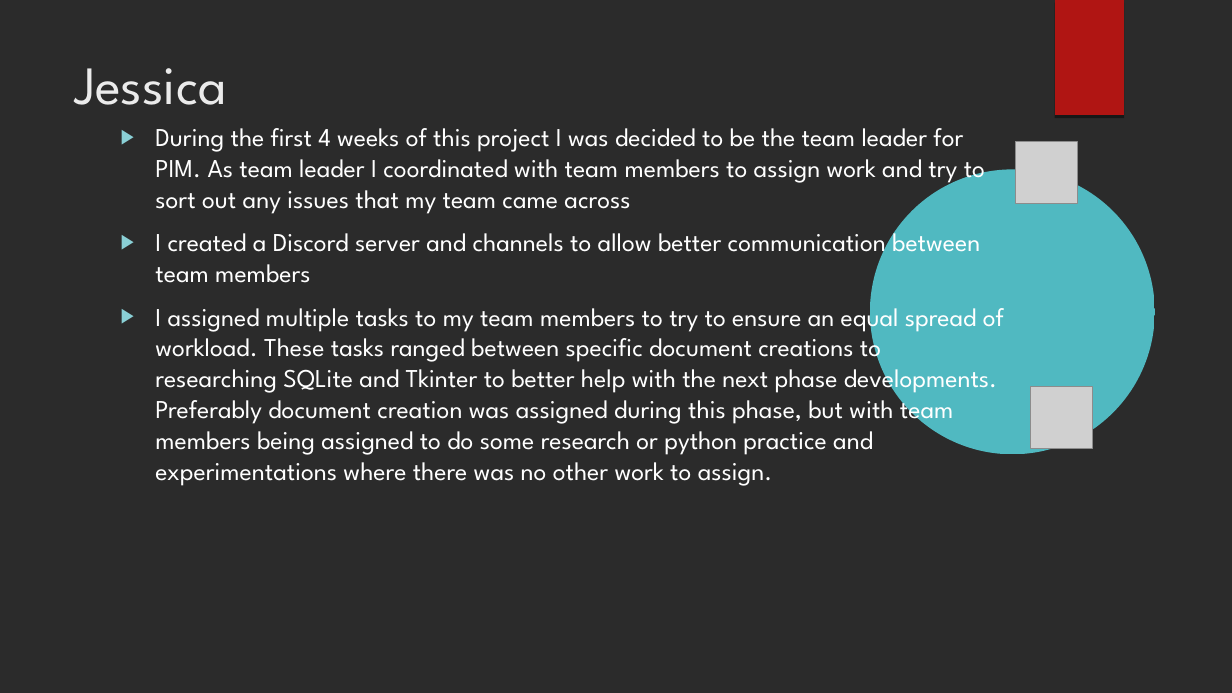
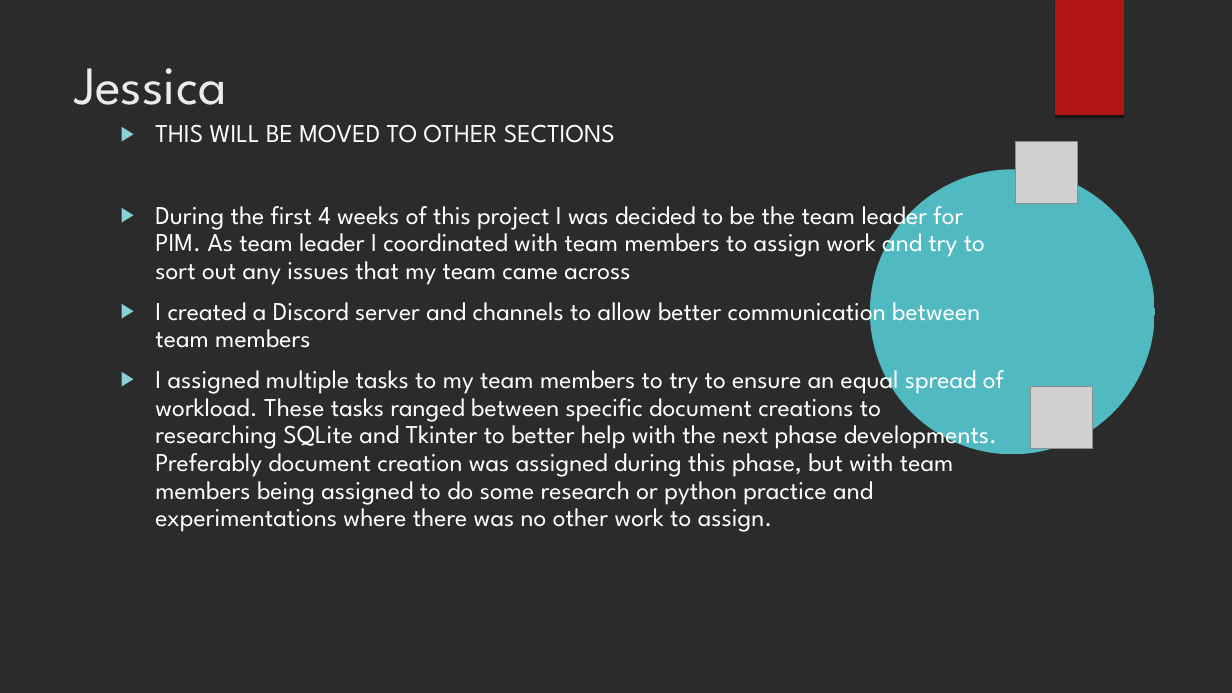
Before and after one commit to BenB33/ProfessionalismTeam2, a slide deck: slide 13 of PIM – Phase 1.odp. Drawn at 1232x693 pixels with LibreOffice and Linux fonts; fonts in the diff are those of the drawing; grey boxes stand for pictures; background and template pictures are left out; a plain dark background stands for a picture behind light text. Boxes give left, top, right and bottom in pixels: in the first picture for what was removed or moved away, otherwise in the second. Text is boxed around its words. In the diff, an @@ line names an element or a change of style, - is before the commit and + after.

```diff
--- a/PIM – Phase 1.odp
+++ b/PIM – Phase 1.odp
@@ text at bbox=[155, 124, 615, 143]: paragraph added @@
+▶ THIS WILL BE MOVED TO OTHER SECTIONS
@@ text at bbox=[155, 197, 1004, 532]: line spacing 1 to 0.9 @@
```
Also in this commit, not shown: 8 other slides changed, 3 slides added, 7 slides removed.
